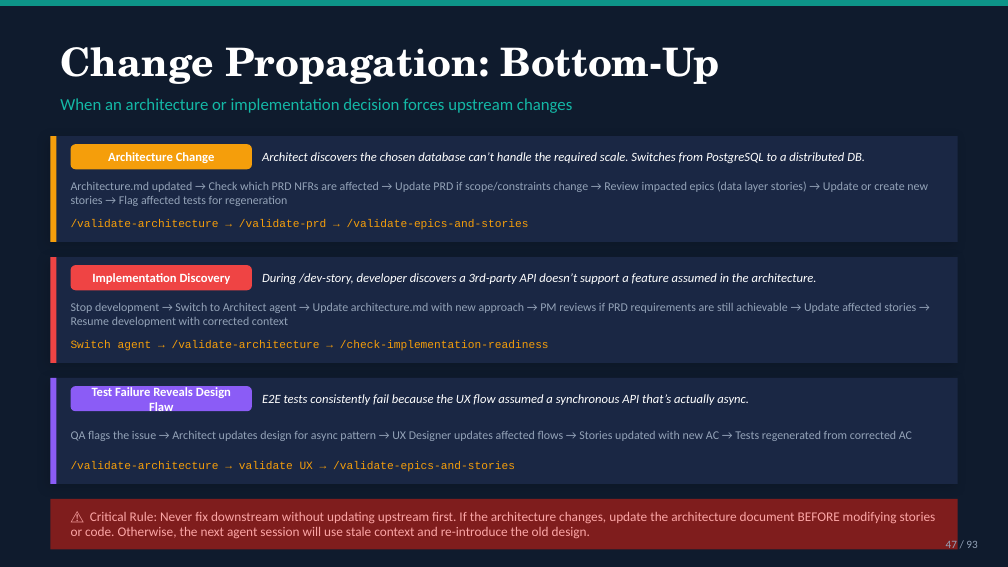
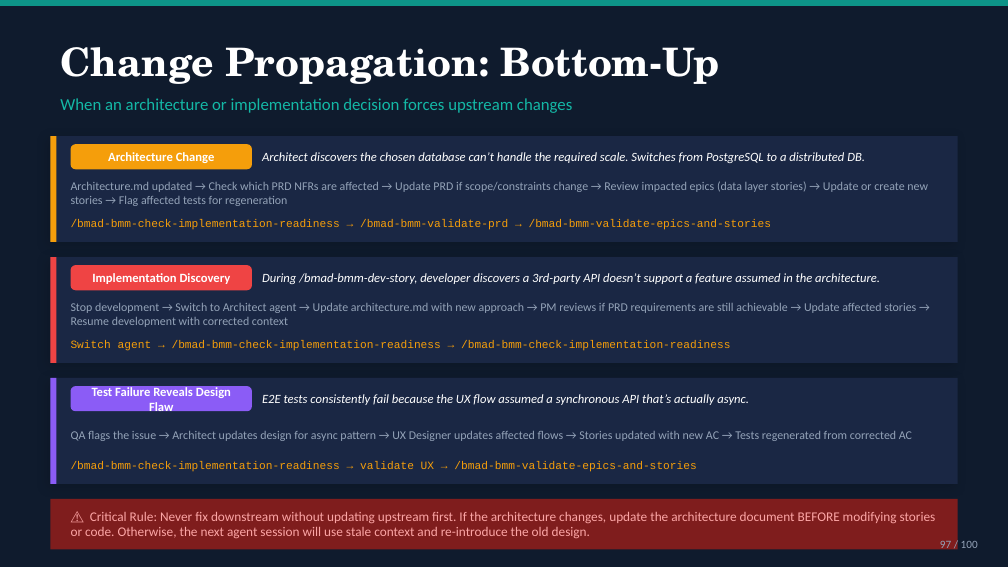
Before and after one commit to mayafit/AI_Agents, a slide deck: slide 97 of _bmad-output/methodology/BMAD_AI_Development_Training.pptx (slide 47 before the commit). Drawn at 1008x567 pixels with LibreOffice and Linux fonts; fonts in the diff are those of the drawing. Boxes give left, top, right and bottom in pixels: in the first picture for what was removed or moved away, otherwise in the second. Text is boxed around its words. In the diff, an @@ line names an element or a change of style, - is before the commit and + after.

```diff
--- a/_bmad-output/methodology/BMAD_AI_Development_Training.pptx
+++ b/_bmad-output/methodology/BMAD_AI_Development_Training.pptx
@@ text at bbox=[71, 219, 771, 230]: text changed @@
-/validate-architecture → /validate-prd → /validate-epics-and-stories
+/bmad-bmm-check-implementation-readiness → /bmad-bmm-validate-prd → /bmad-bmm-validate-epics-and-stories
@@ text at bbox=[262, 273, 880, 284]: text changed @@
-During /dev-story, developer discovers a 3rd-party API doesn’t support a feature assumed in the architecture.
+During /bmad-bmm-dev-story, developer discovers a 3rd-party API doesn’t support a feature assumed in the architecture.
@@ text at bbox=[71, 340, 730, 351]: text changed @@
-Switch agent → /validate-architecture → /check-implementation-readiness
+Switch agent → /bmad-bmm-check-implementation-readiness → /bmad-bmm-check-implementation-readiness
@@ text at bbox=[71, 461, 696, 472]: text changed @@
-/validate-architecture → validate UX → /validate-epics-and-stories
+/bmad-bmm-check-implementation-readiness → validate UX → /bmad-bmm-validate-epics-and-stories
@@ text at bbox=[940, 541, 978, 552]: text changed @@
-47 / 93
+97 / 100
```
Also in this commit, not shown: 72 other slides changed, 25 slides added, 18 slides removed, 5 other files.
